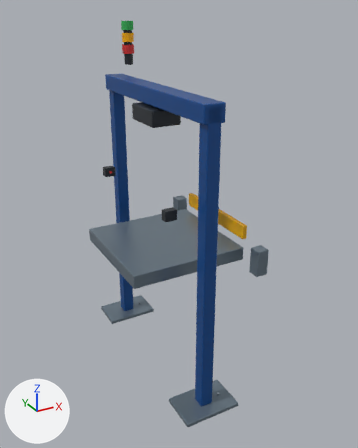
One commit to the glTF model 4_Horses_Environment_v02/modules/inspection_portal.glb: the scene before it, then after it.
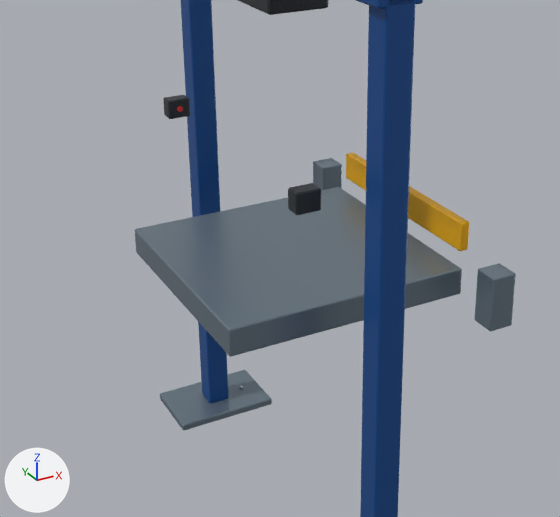
There are two pictures of each version: one whole from a 50 mm lens placed at (-1.06, -2.16, 1.87), pointed at (0.09, -0.06, 0.82), one close up on the part from 7% to 81% of the width and 27% to 81% of the height. Every picture has the same lights, and +X, +Y and +Z are marked at lower left. The older version's two pictures come first. Where no turn or scale is listed for an object, it has been applied to the vertices. Vertices at exactly the same position are counted once.

Names of what the first close-up shows: 'Inspection foot.001', 'Inspection upright', 'Inspection upright.001', 'Optical module', 'Photoelectric cell', 'Photoelectric cell.001', 'STOPPER_GATE', 'Scale housing', 'Stopper cylinder', 'Stopper cylinder.001' and 1 more.
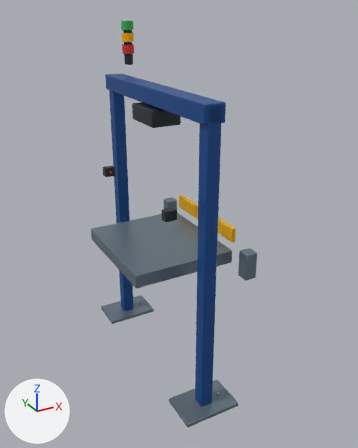
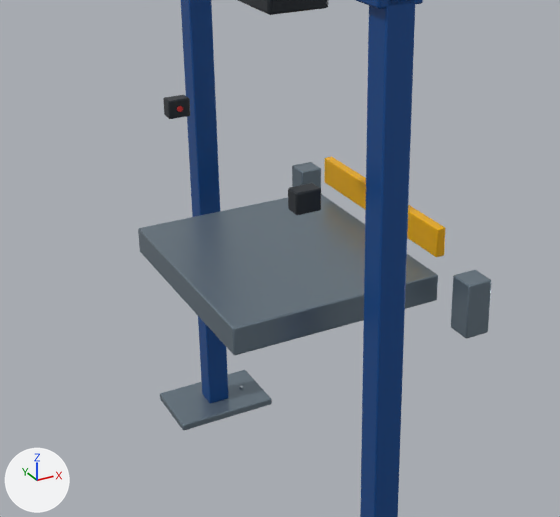
What differs and where, as boxes [x1, y1, x2, y2] in the close-ups (560 x 517 px):
'Scale housing', reshaped, moved (8% narrower): before [135, 187, 462, 357]; after [138, 194, 438, 355]
'STOPPER_GATE', moved: before [346, 153, 469, 251]; after [325, 157, 446, 257]
'Stopper cylinder', moved: before [475, 263, 516, 331]; after [451, 270, 491, 339]
'Stopper cylinder.001', moved: before [313, 158, 342, 190]; after [292, 162, 321, 189]

The change in detail:
me_scale_housing_geometry_001 is used by ob_scale_housing; location (0.03, 0.0, 0.7).
me_scale_housing_geometry_001 had 96 vertices, 188 faces and spanned x -0.31..0.31, y -0.305..0.305, z -0.035..0.035.
me_scale_housing_geometry_001 now has 96 vertices, 188 faces and spans x -0.27..0.27, y -0.305..0.305, z -0.035..0.035.
me_scale_housing_geometry_001 part 1: 96 vertices removed from x -0.31..0.31, y -0.305..0.305, z -0.035..0.035; 96 vertices added at x -0.27..0.27, y -0.305..0.305, z -0.035..0.035.
Object 'Scale housing' (ob_scale_housing) moves from (0.03, 0.0, 0.7) to (0.0, 0.0, 0.7).
Object 'Stopper cylinder' (ob_stopper_cylinder) moves from (0.36, -0.41, 0.7) to (0.29, -0.41, 0.7).
Object 'Stopper cylinder.001' (ob_stopper_cylinder_001) moves from (0.36, 0.41, 0.7) to (0.29, 0.41, 0.7).
Object 'STOPPER_GATE' (ob_stopper_gate) moves from (0.36, 0.0, 0.805) to (0.29, 0.0, 0.805).
